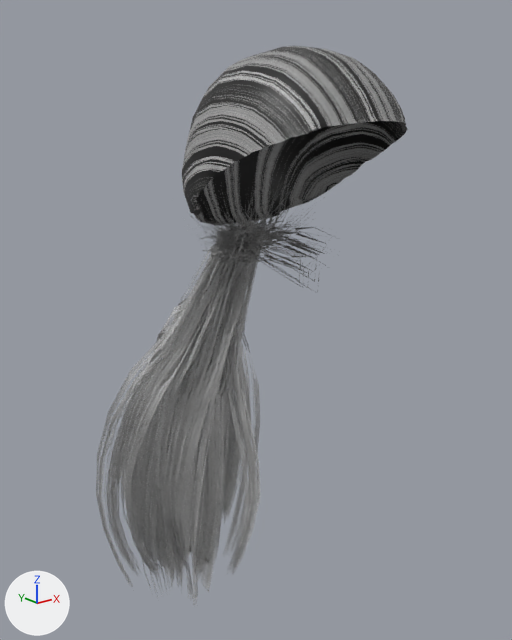
What one commit did to the glTF model public/models/doll/hair-low-pony.glb.
Rendered twice from a 50 mm lens placed at (-0.38, -0.471, 1.626), pointed at (0.031, 0.043, 1.421). The axes (+X, +Y, +Z) are drawn at lower left. The lights are the same throughout. The older version comes first. Vertices at exactly the same position are counted once.

The older version as bpy lines, for what is in view:
```python
mat_hair_cap = bpy.data.materials.new('hair_cap')
mat_hair_cap.use_nodes = True; mat_hair_cap.node_tree.nodes.clear()
_N = mat_hair_cap.node_tree.nodes; _L = mat_hair_cap.node_tree.links
n0 = _N.new('ShaderNodeBsdfPrincipled'); n0.name = 'Principled BSDF'
n1 = _N.new('ShaderNodeOutputMaterial'); n1.name = 'Material Output'
n2 = _N.new('ShaderNodeMix'); n2.name = 'Mix'
n2.data_type = 'RGBA'
n2.blend_type = 'MULTIPLY'
n2.inputs[0].default_value = 1.0  # 'Factor'
n3 = _N.new('ShaderNodeVertexColor'); n3.name = 'Color Attribute'
n4 = _N.new('ShaderNodeTexImage'); n4.name = 'Image Texture'
n4.image = img_strands
_L.new(n0.outputs[0], n1.inputs[0])  # 'BSDF' to 'Surface'
_L.new(n2.outputs[2], n0.inputs[0])  # 'Result' to 'Base Color'
_L.new(n3.outputs[0], n2.inputs[7])  # 'Color' to 'B'
_L.new(n4.outputs[0], n2.inputs[6])  # 'Color' to 'A'
me_hair_low_pony = bpy.data.meshes.new('Hair_low-pony')
me_hair_low_pony.from_pydata(...)  # 10304 vertices, 9062 faces; spans x -0.1..0.11, y -0.144..0.222, z 1.042..1.674
# faces by material slot: [8510, 552]
me_hair_low_pony.materials.append(mat_hair_strands)
me_hair_low_pony.materials.append(mat_hair_cap)
ob_hair_low_pony = bpy.data.objects.new('Hair_low-pony', me_hair_low_pony)
ob_hair_low_pony.location = (0.0, 0.0, 0.0)
```
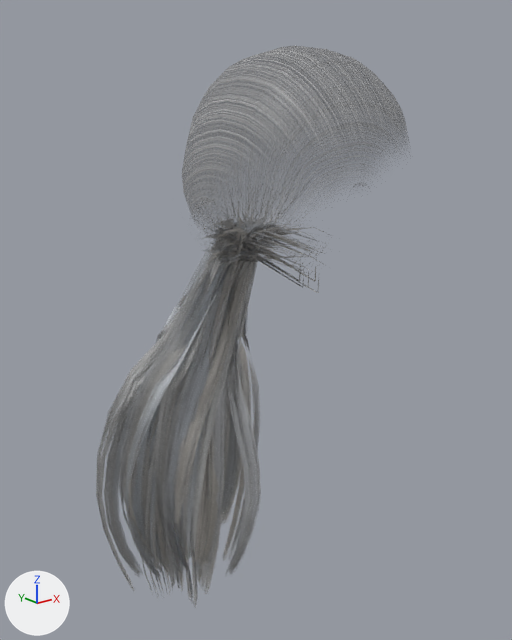
Edits to the bpy script that builds the scene:
```text
Add img_strands_cap:
    img_strands_cap = load_image('strands_cap', '_unpacked/strands_cap', 256, 1024, 'sRGB')
Change mat_hair_cap:
    add n5 = _N.new('ShaderNodeMath'); n5.name = 'Math'
    add n5.operation = 'MULTIPLY'
    where n4 = _N.new('ShaderNodeTexImage'); n4.name = 'Image Texture'
    n4.image: img_strands -> img_strands_cap
    where n0 = _N.new('ShaderNodeBsdfPrincipled'); n0.name = 'Principled BSDF'
    where n3 = _N.new('ShaderNodeVertexColor'); n3.name = 'Color Attribute'
    add _L.new(n5.outputs[0], n0.inputs[4])  # 'Value' to 'Alpha'
    add _L.new(n3.outputs[1], n5.inputs[1])  # 'Alpha' to 'Value'
    add _L.new(n4.outputs[1], n5.inputs[0])  # 'Alpha' to 'Value'
Change me_hair_low_pony:
    used by ob_hair_low_pony; location = (0.0, 0.0, 0.0)
    remove me_hair_low_pony.from_pydata(...)  # 10304 vertices, 9062 faces; spans x -0.1..0.11, y -0.144..0.222, z 1.042..1.674
    add me_hair_low_pony.from_pydata(...)  # 10657 vertices, 9714 faces; spans x -0.1..0.11, y -0.144..0.222, z 1.042..1.674
    me_hair_low_pony part 1: 32 vertices moved from x -0.078..0.078, y -0.132..0.03, z 1.521..1.613 to x -0.078..0.085, y -0.141..0.03, z 1.508..1.613; 60 vertices removed from x -0.078..0.078, y -0.133..0.031, z 1.521..1.611; 413 vertices added at x -0.091..0.091, y -0.14..0.032, z 1.508..1.607
    me_hair_low_pony part 2: 8252 kept faces spanning x -0.1..0.11, y -0.141..0.222, z 1.042..1.664 get new texture (UV) coordinates
    me_hair_low_pony part 3: 6554 kept faces spanning x -0.1..0.11, y -0.141..0.184, z 1.046..1.629 get new vertex colours
```

Boxes [x1, y1, x2, y2] around the edits, measured in the pictures (512 x 640 px):
'Hair_low-pony', surface changed, reshaped: before [96, 46, 408, 605]; after [96, 46, 407, 609]
part 1 of me_hair_low_pony, cut back: before [184, 108, 408, 225]; after [184, 108, 407, 222]
part 2 of me_hair_low_pony, surface changed: [96, 46, 403, 604] in both
part 3 of me_hair_low_pony, recoloured: [112, 95, 403, 597] in both
